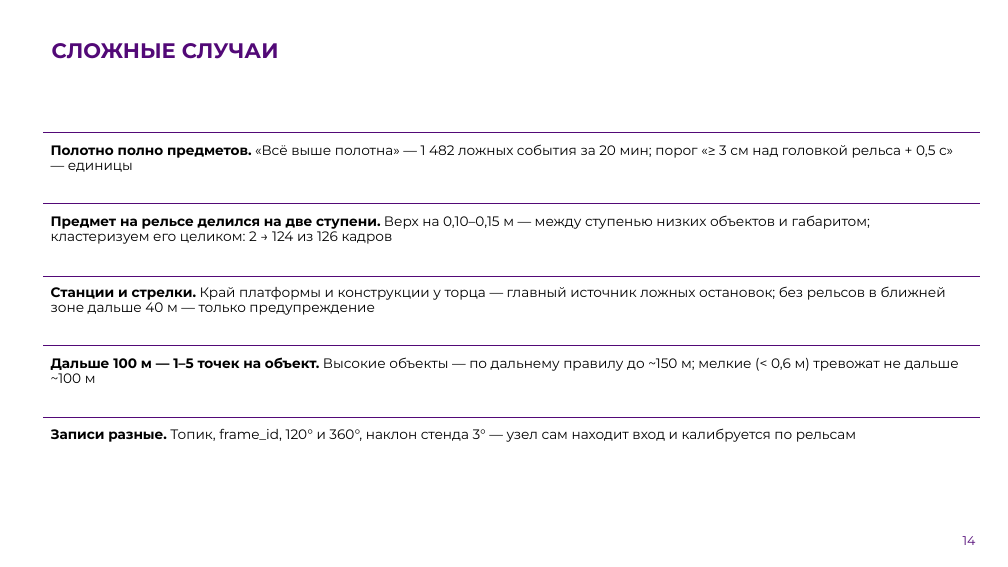
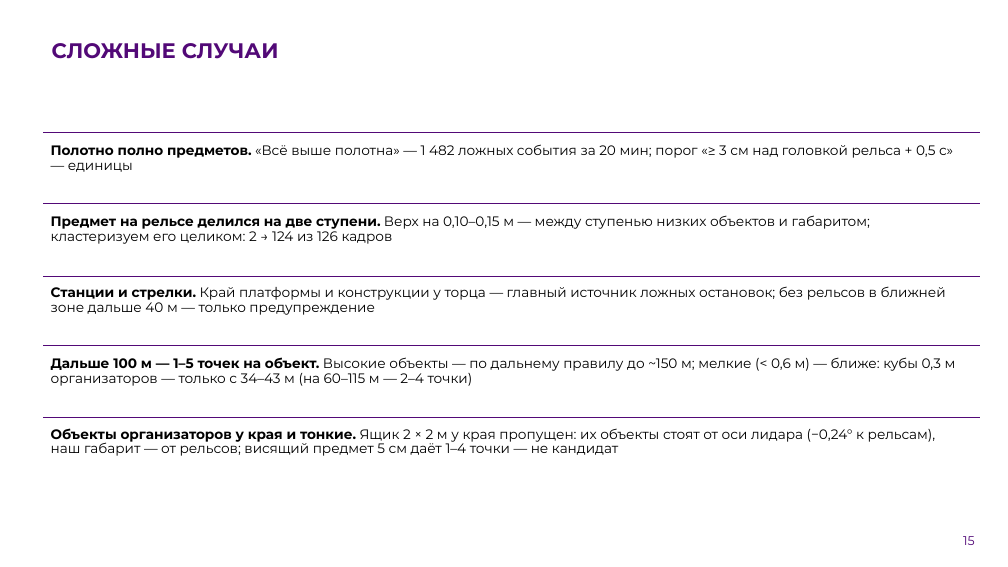
Before and after one commit to pmixay/ReSense, a slide deck: slide 15 of docs/presentation/ReSense_LCT2026.pptx (slide 14 before the commit). Drawn at 1008x567 pixels with LibreOffice and Linux fonts; fonts in the diff are those of the drawing; background and template pictures are left out. Boxes give left, top, right and bottom in pixels: in the first picture for what was removed or moved away, otherwise in the second. Text is boxed around its words. In the diff, an @@ line names an element or a change of style, - is before the commit and + after.

```diff
--- a/docs/presentation/ReSense_LCT2026.pptx
+++ b/docs/presentation/ReSense_LCT2026.pptx
@@ text at box(51, 357, 956, 386): text changed @@
-Дальше 100 м — 1–5 точек на объект. Высокие объекты — по дальнему правилу до ~150 м; мелкие (< 0,6 м) тревожат не дальше ~100 м
+Дальше 100 м — 1–5 точек на объект. Высокие объекты — по дальнему правилу до ~150 м; мелкие (< 0,6 м) — ближе: кубы 0,3 м организаторов — только с 34–43 м (на 60–115 м — 2–4 точки)
@@ text at box(51, 428, 936, 456): text changed @@
-Записи разные. Топик, frame_id, 120° и 360°, наклон стенда 3° — узел сам находит вход и калибруется по рельсам
+Объекты организаторов у края и тонкие. Ящик 2 × 2 м у края пропущен: их объекты стоят от оси лидара (−0,24° к рельсам), наш габарит — от рельсов; висящий предмет 5 см даёт 1–4 точки — не кандидат
@@ page number at box(963, 536, 975, 545): text changed @@
-14
+15
```
Also in this commit, not shown: 8 other slides changed, 1 slide added, 2 other files.
